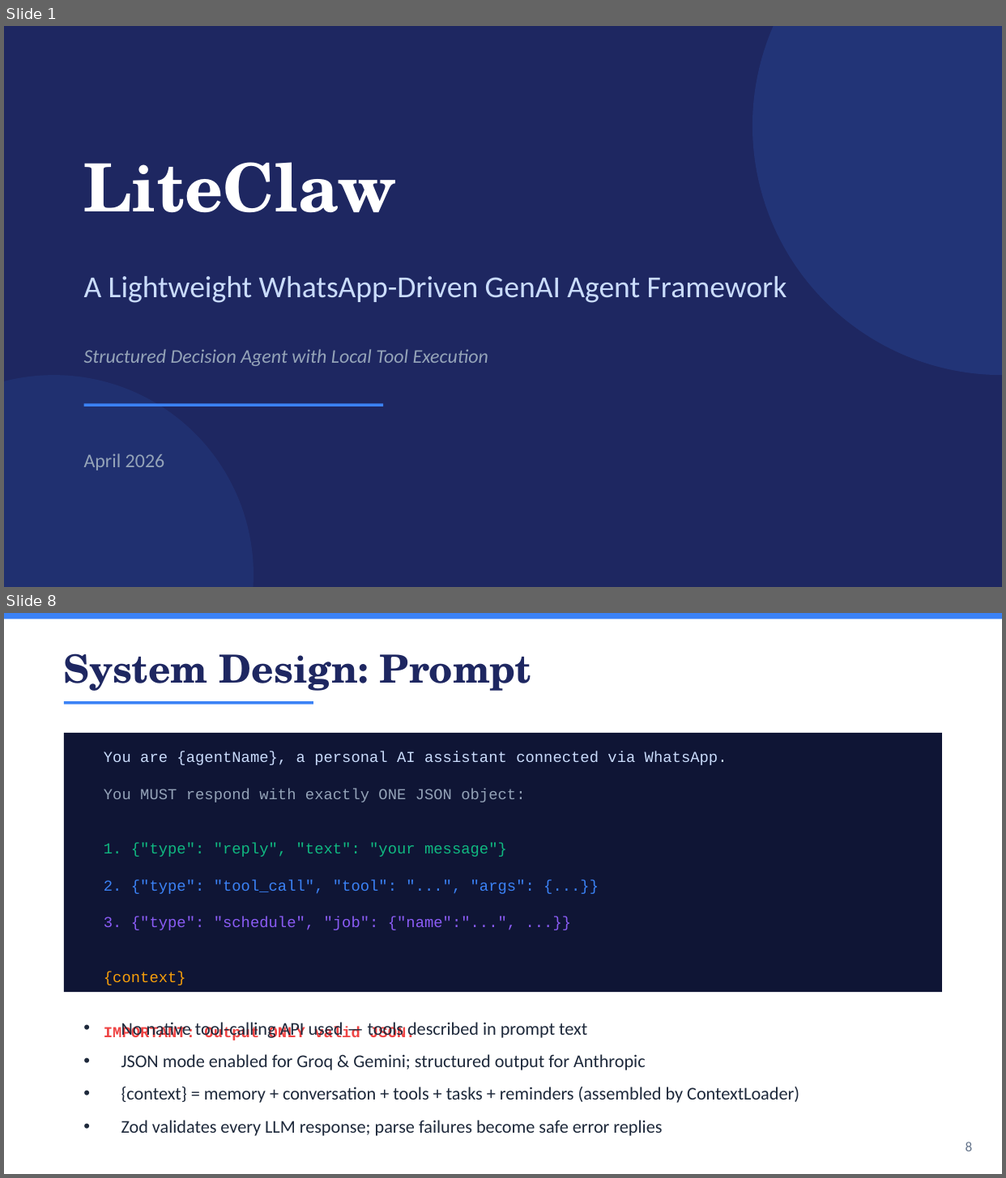
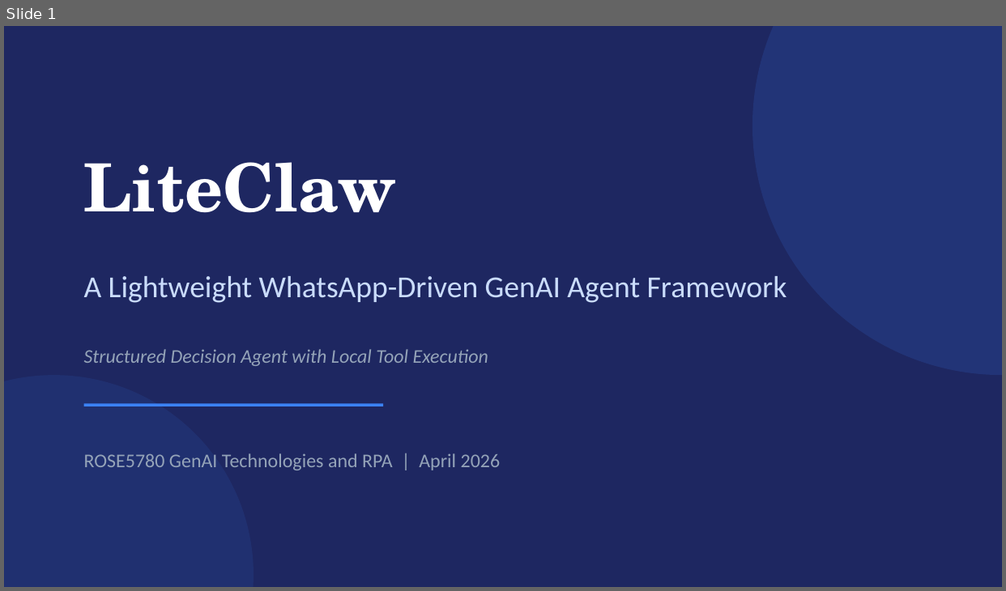
Before and after one commit to LIJianxuanLeo/liteclaw, a slide deck: docs/presentation.pptx. Shown one above the other, each under a label of ours: slides 1 and 8 before the commit, slide 1 after it; the slides between them are not shown. The pictures are 1006x1178 and 1006x591 pixels, drawn with LibreOffice and Linux fonts; fonts in the diff are those of the drawing. Boxes give left, top, right and bottom in pixels: in the first picture for what was removed or moved away, otherwise in the second. Text is boxed around its words. In the diff, an @@ line names an element or a change of style, - is before the commit and + after.

```diff
--- a/docs/presentation.pptx
+++ b/docs/presentation.pptx
@@ slide 8 removed at bbox=[4, 613, 1002, 1174], background #FFFFFF @@
@@ rectangle removed at bbox=[4, 613, 1002, 619] @@
@@ text removed at bbox=[64, 653, 531, 691] @@
-System Design: Prompt
@@ line removed from (64, 703) to (313, 703) @@
@@ rectangle removed at bbox=[64, 733, 942, 992] @@
@@ text removed at bbox=[104, 752, 727, 1041] @@
-You are {agentName}, a personal AI assistant connected via WhatsApp.
-You MUST respond with exactly ONE JSON object:
-1. {"type": "reply", "text": "your message"}
-2. {"type": "tool_call", "tool": "...", "args": {...}}
-3. {"type": "schedule", "job": {"name":"...", ...}}
-{context}
-IMPORTANT: Output ONLY valid JSON.
@@ text removed at bbox=[121, 1022, 799, 1136] @@
-• No native tool-calling API used — tools described in prompt text
-• JSON mode enabled for Groq & Gemini; structured output for Anthropic
-• {context} = memory + conversation + tools + tasks + reminders (assembled by ContextLoader)
-• Zod validates every LLM response; parse failures become safe error replies
@@ text removed at bbox=[965, 1142, 973, 1152] @@
-8
@@ slide 1 changed as well @@
@@ text at bbox=[84, 454, 501, 471]: text changed @@
-April 2026
+ROSE5780 GenAI Technologies and RPA | April 2026
```
Also in this commit, not shown: 6 other slides changed, 3 slides added, 2 other slides removed, 4 other files.
